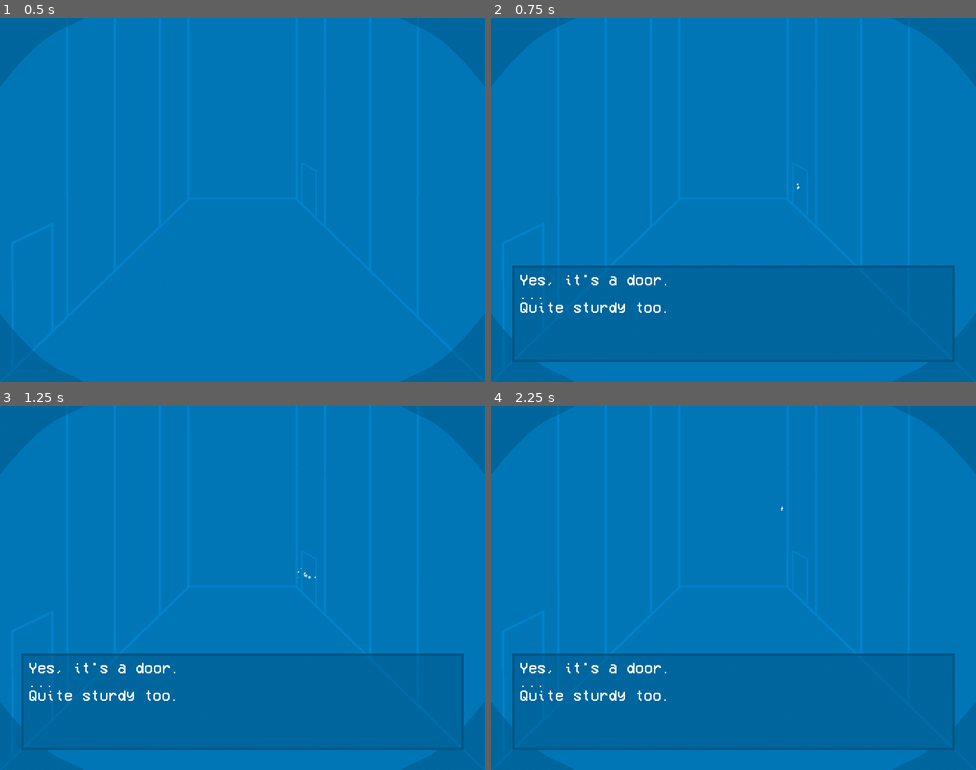
Above: before the commit, frames 1-4 (two rows, left to right).
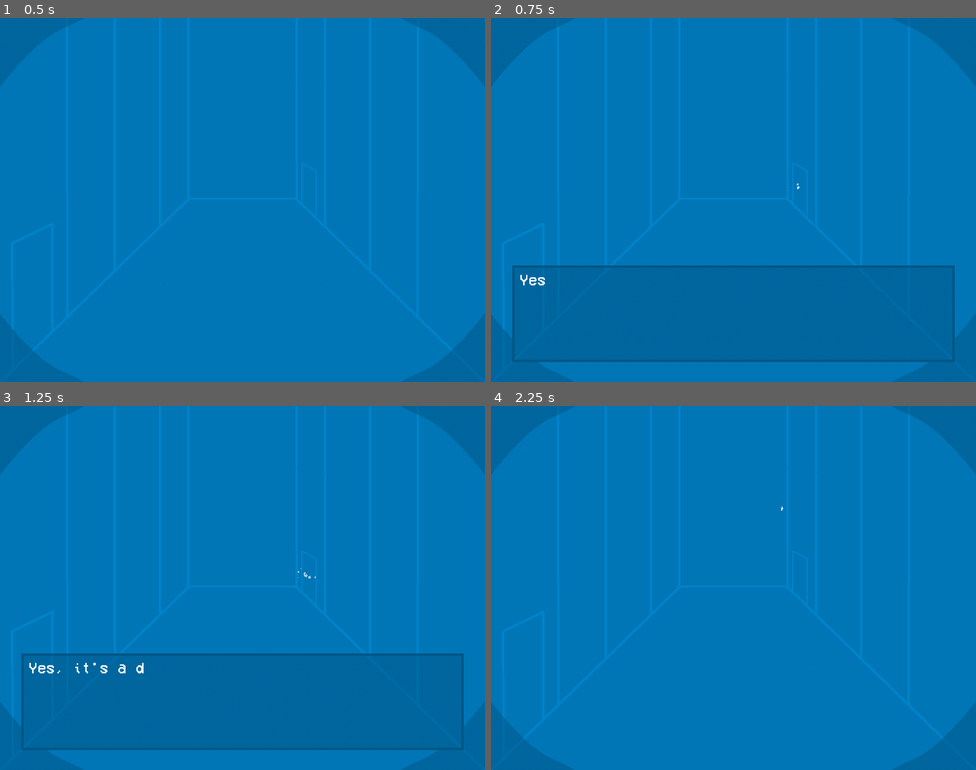
Above: after the commit, the same moments.

Repository: Pauisdev/fin-del-caso
Game: Godot game, scene res://scenes/main.tscn
Two runs of this game, one before a commit and one after it. Both use one fixed random seed, a clock stepped at 60 frames per second and the inputs below.
Inputs (mouse positions are in pixels of both pictures, inside the frame that each line leads up to):
- Up to frame 1 (0.5 s): no input
- Up to frame 2 (0.75 s): tap Enter at 0.5 s; move the mouse to (796, 189) at 0.52 s; click (796, 189) at 0.6 s
- Up to frame 3 (1.25 s): no input
- Up to frame 4 (2.25 s): move the mouse to (636, 606) at 1.27 s; click (636, 606) at 1.35 s; tap Space at 2 s; move the mouse to (782, 507) at 2.02 s; click (782, 507) at 2.1 s

Frame 1 is identical in both runs. In frame 2, 0.5% of the frame differs, in the area x 6-37%, y 70-81%; in frame 3, 0.4%; in frame 4, 15%, in the area x 4-96%, y 68-95%.

Commit message:
Clicking textbox

Diff:
--- a/project.godot
+++ b/project.godot
@@ -19,7 +19,6 @@
 
 window/size/viewport_width=1024
 window/size/viewport_height=768
-window/size/mode=3
 window/stretch/mode="viewport"
 mouse_cursor/custom_image="uid://bo1k4st7w8lya"
 
--- a/scenes/text_box.gd
+++ b/scenes/text_box.gd
@@ -1,4 +1,29 @@
 extends TextureRect
+@export var text_speed = 20
+
+var text_to_show = null
+var letters_to_show = 0
+var ignored_first_click = false
+
+func _process(delta: float) -> void:
+	if text_to_show == null:
+		return
+	letters_to_show += delta * text_speed
+	$RichTextLabel.text = text_to_show.left(round(letters_to_show))
+
+	if Input.is_action_just_pressed("click"):
+		if not ignored_first_click:
+			ignored_first_click = true
+			return
+
+		if letters_to_show < text_to_show.length():
+			letters_to_show = text_to_show.length()
+		else:
+			visible = false
 
 func show_text(text: String):
-	$RichTextLabel.text = text
+	if visible: return
+	visible = true
+	text_to_show = text
+	letters_to_show = 0
+	ignored_first_click = false
--- a/scenes/ui.tscn
+++ b/scenes/ui.tscn
@@ -35,9 +35,7 @@
 theme_override_fonts/normal_font = ExtResource("4_wm3ai")
 theme_override_font_sizes/normal_font_size = 32
 bbcode_enabled = true
-text = "Yes, it's a door.
-...
-Quite sturdy too."
+text = "Placeholder text."
 
 [node name="TVEffect" type="TextureRect" parent="." unique_id=2001847026]
 texture_filter = 1
--- a/scripts/door.gd
+++ b/scripts/door.gd
@@ -3,10 +3,16 @@
 
 func _process(delta: float) -> void:
 	if Input.is_action_just_pressed("click") and is_mouse_on_top:
-		$%Ui.show_text_box()
+		$%Ui.show_text("Yes, it's a door.
+...
+Quite sturdy too.")
+
 
 func _on_mouse_entered() -> void:
 	is_mouse_on_top = true
 
 func _on_mouse_exited() -> void:
 	is_mouse_on_top = false
+
+func sleep(ms):
+	await get_tree().create_timer(ms).timeout
--- a/scripts/ui.gd
+++ b/scripts/ui.gd
@@ -5,3 +5,6 @@
 
 func hide_text_box():
 	$TextBox.visible = false
+
+func show_text(text: String):
+	$TextBox.show_text(text)
